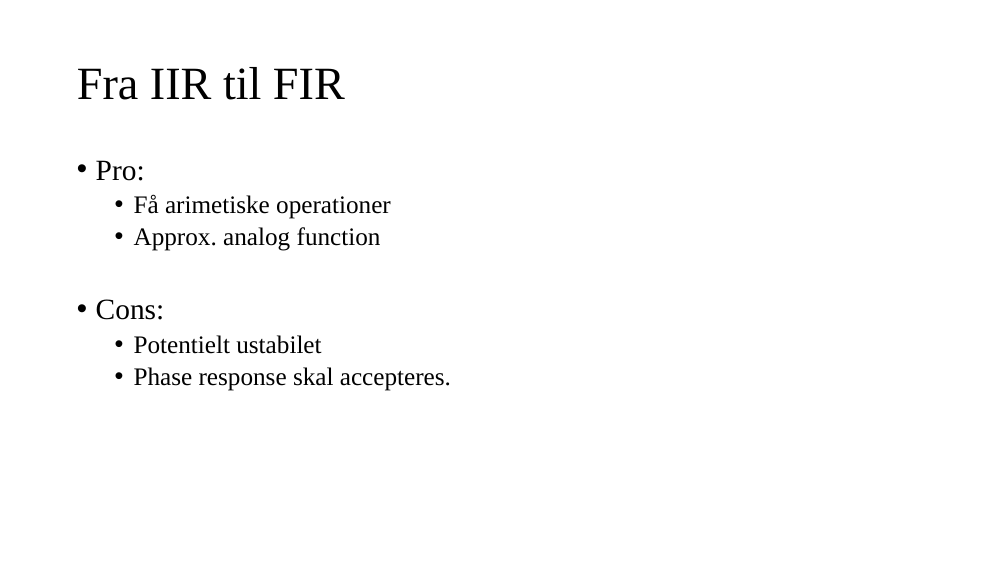
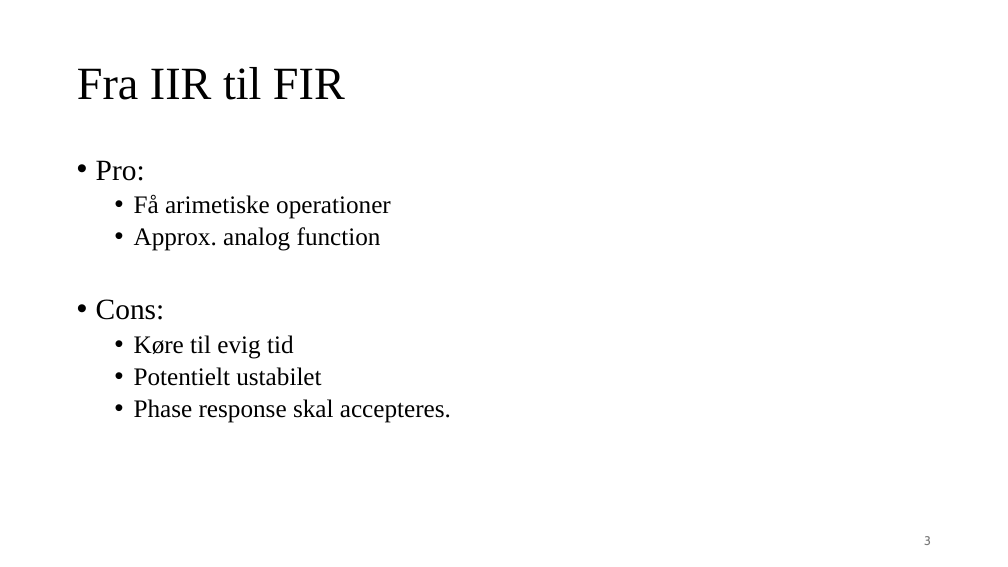
Before and after one commit to Mikkelnn/ESD5-Courses, a slide deck: slide 3 of DSP/Ditte-Powerpoints/dspExamQ5.pptx. Drawn at 1008x567 pixels with LibreOffice and Linux fonts; fonts in the diff are those of the drawing. Boxes give left, top, right and bottom in pixels: in the first picture for what was removed or moved away, otherwise in the second. Text is boxed around its words. In the diff, an @@ line names an element or a change of style, - is before the commit and + after.

```diff
--- a/DSP/Ditte-Powerpoints/dspExamQ5.pptx
+++ b/DSP/Ditte-Powerpoints/dspExamQ5.pptx
@@ text at bbox=[134, 335, 294, 359]: paragraph added @@
+  • Køre til evig tid
@@ page number added at bbox=[924, 536, 931, 545], 12 pt, text #797979 @@
+3
```
Also in this commit, not shown: 7 other slides changed, 8 slides added, 5 slides removed, 10 other files.
